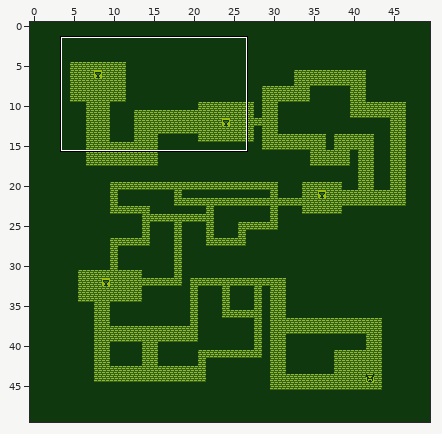
Level history. Tiled map: tiled/metamap.tmx. Above: a wide view before the commit, with the close-up outlined.
Close-up. Before the edit:
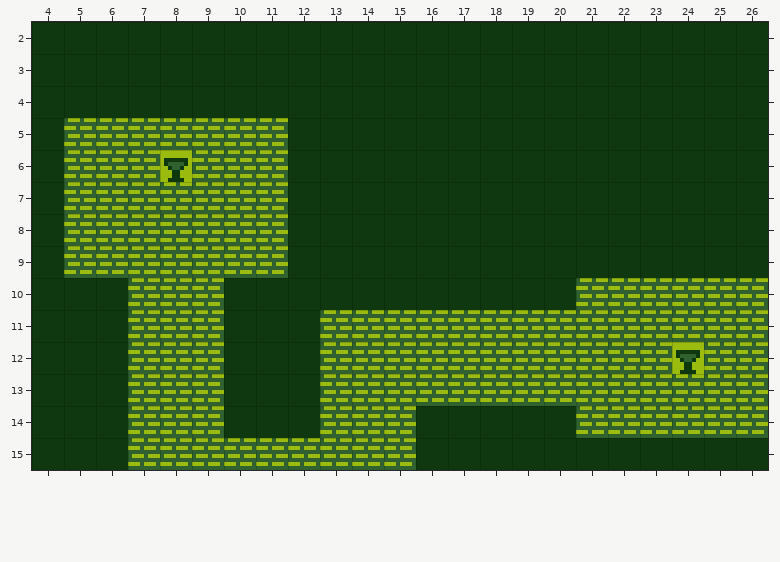
Cells are 8x8 px. Shown: x 4..26, y 2..15. The commit also changed other parts of the map, which this record leaves out.
After the commit:
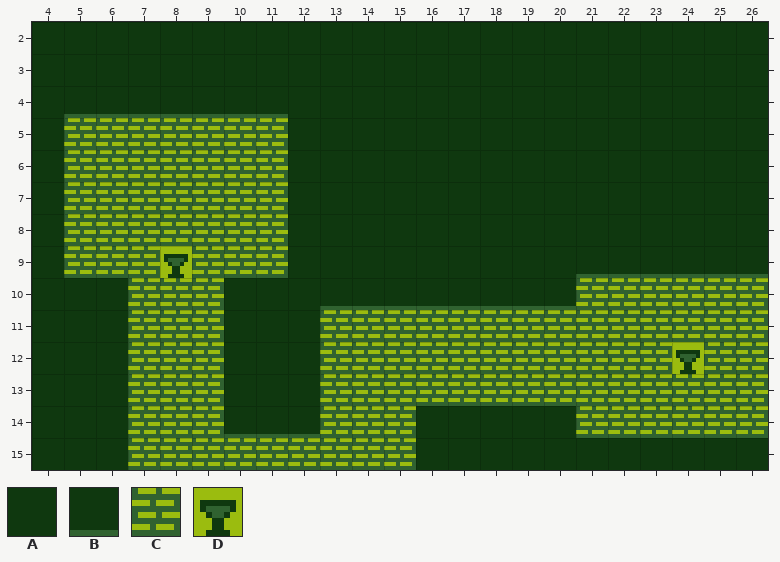
Key: from "metatiles": A 0, B 1, C 2, D 3.
_ is an empty cell.
The edit:
{"where": "layer \"Tile Layer 1\""}
{"y":4,"x":5,"old":"AAAAAAA","new":"BBBBBBB"}
{"y":6,"x":8,"old":"D","new":"C"}
{"y":9,"x":8,"old":"C","new":"D"}
{"y":9,"x":21,"old":"AAAAAA","new":"BBBBBB"}
{"y":10,"x":13,"old":"AAAAAAAA","new":"BBBBBBBB"}
{"y":14,"x":10,"old":"AAA","new":"BBB"}
{"label":"changed","picture_box":[64,114,288,118]}
{"label":"changed","picture_box":[160,150,192,182]}
{"label":"changed","picture_box":[160,246,192,278]}
{"label":"changed","picture_box":[320,274,768,310]}
{"label":"changed","picture_box":[224,434,320,438]}
